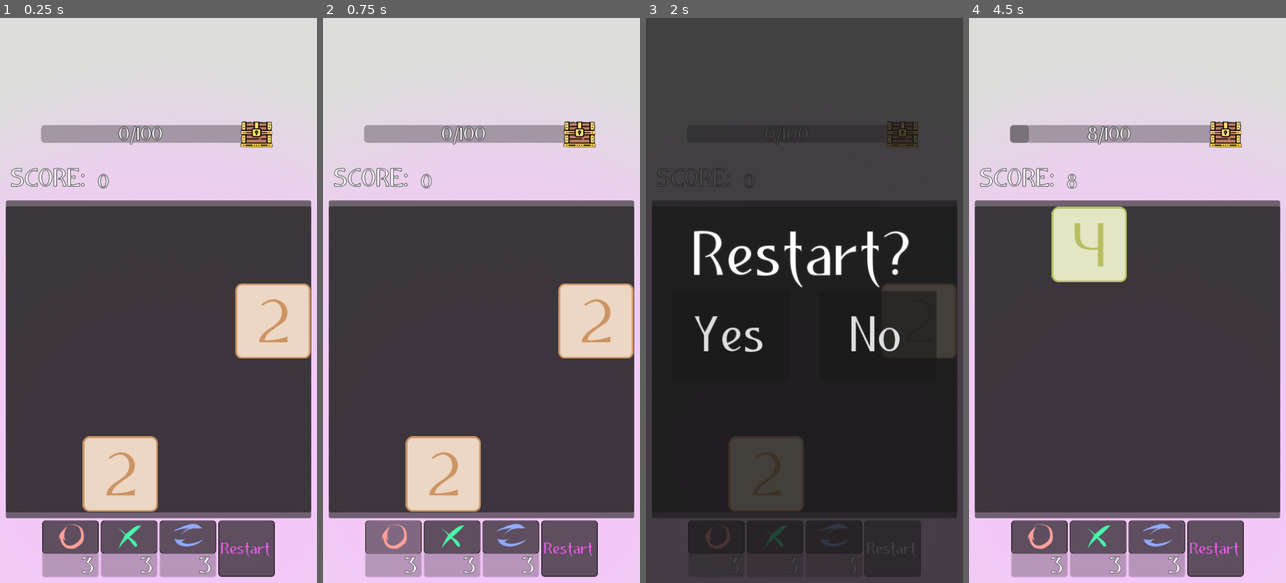
Above: before the commit, frames 1-4 (left to right).
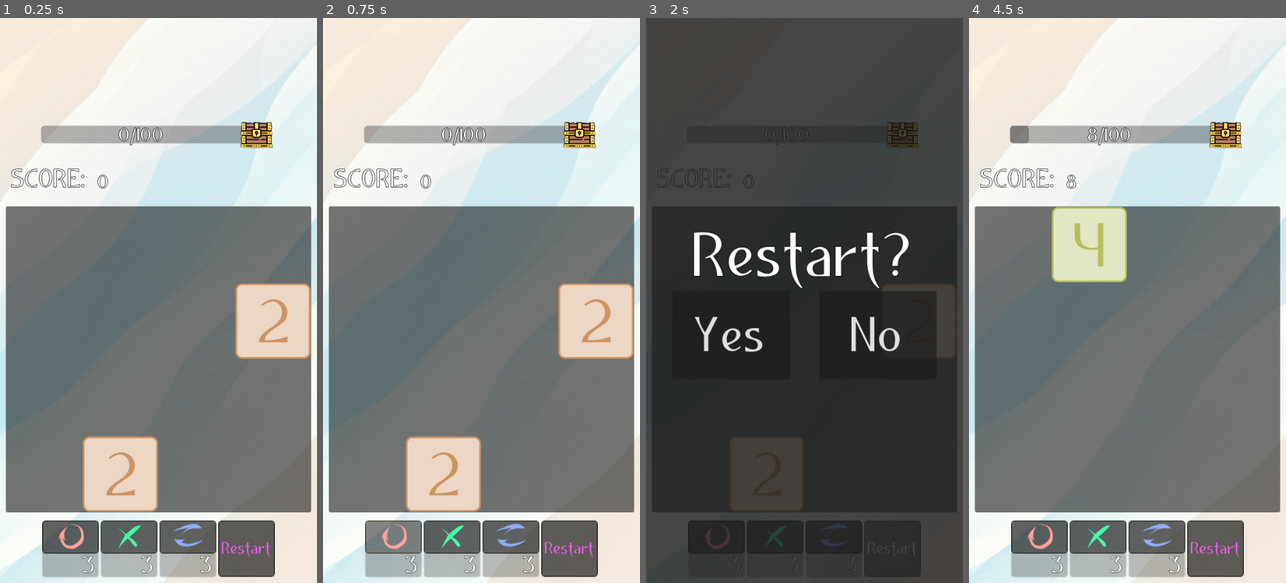
Above: after the commit, the same moments.

Repository: thagarion/2048
Game: Godot game, scene res://scenes/main.tscn
The game is run twice, just before and just after one commit, with the same random seed, the same clock (stepped at 60 frames per second) and the same inputs.
Inputs (mouse positions are in pixels of both pictures, inside the frame that each line leads up to):
- Up to frame 1 (0.25 s): no input
- Up to frame 2 (0.75 s): click (392, 537) at 0.52 s
- Up to frame 3 (2 s): click "Restart" at 1.25 s
- Up to frame 4 (4.5 s): click "Restart" at 2 s; click "Restart" at 2.75 s; click "Yes" at 3.5 s; tap Enter at 4.25 s; move the mouse to (1127, 357) at 4.27 s; hold Up (move up) from 4.28 s (still down); tap Right (move rigth) at 4.35 s; click (1127, 357) at 4.42 s

The runs differ from the first frame. In frame 1, 80% of the frame differs, in the area x 0-100%, y 0-100%; in frame 2, 80%; in frame 3, 2.9%; in frame 4, 83%.

Commit message:
Renaming switch skill

Diff:
--- a/project.godot
+++ b/project.godot
@@ -26,7 +26,7 @@
 
 window/size/viewport_width=540
 window/size/viewport_height=960
-window/stretch/mode="canvas_items"
+window/stretch/mode="viewport"
 window/stretch/aspect="expand"
 window/handheld/orientation=1
 
--- a/scenes/game/game.gd
+++ b/scenes/game/game.gd
@@ -22,8 +22,8 @@
 var swiping_current_position: Vector2
 
 var is_remove = false
-var is_switch = false
-var switch_tile = null
+var is_swap = false
+var swap_tile = null
 
 func _ready():
 	for i in range(field_size):
@@ -83,18 +83,18 @@
 					%SkillButtons.update_skill_count("Remove", -1)
 					close_selection()
 					return
-				if is_switch:
-					if switch_tile == null:
-						switch_tile = Vector2(i, j)
+				if is_swap:
+					if swap_tile == null:
+						swap_tile = Vector2(i, j)
 						return
-					elif Vector2(i, j) != switch_tile:
-						var temp = tiles[switch_tile.x][switch_tile.y]
-						tiles[i][j].move(switch_tile.x, switch_tile.y)
-						tiles[switch_tile.x][switch_tile.y] = tiles[i][j]
+					elif Vector2(i, j) != swap_tile:
+						var temp = tiles[swap_tile.x][swap_tile.y]
+						tiles[i][j].move(swap_tile.x, swap_tile.y)
+						tiles[swap_tile.x][swap_tile.y] = tiles[i][j]
 						temp.move(i, j)
 						tiles[i][j] = temp
-						is_switch = false
-						%SkillButtons.update_skill_count("Switch", -1)
+						is_swap = false
+						%SkillButtons.update_skill_count("Swap", -1)
 						close_selection()
 						return
 
@@ -102,6 +102,8 @@
 	if get_tiles_count() >= 2:
 		moving_disable(true)
 		%SelectTilePopUp.show()
+		%SkillButtons.disable_and_hide()
+		%Score.disable_and_hide()
 		z_index = 1
 		is_remove = true
 		for i in range(field_size):
@@ -109,12 +111,14 @@
 				if tiles[i][j] != null:
 					tiles[i][j].input_disable(false)
 
-func _on_switch_button_switch():
+func _on_swap_button_swap():
 	if get_tiles_count() >= 2:
 		moving_disable(true)
 		%SelectTilePopUp.show()
+		%SkillButtons.disable_and_hide()
+		%Score.disable_and_hide()
 		z_index = 1
-		is_switch = true
+		is_swap = true
 		for i in range(field_size):
 			for j in range(field_size):
 				if tiles[i][j] != null:
@@ -133,10 +137,12 @@
 
 func close_selection():
 	is_remove = false
-	is_switch = false
-	switch_tile = null
+	is_swap = false
+	swap_tile = null
 	z_index = 0
 	%SelectTilePopUp.hide()
+	%SkillButtons.enable_and_show()
+	%Score.enable_and_show()
 	moving_disable(false)
 	for i in range(field_size):
 		for j in range(field_size):
--- a/scenes/game/tile.gd
+++ b/scenes/game/tile.gd
@@ -9,6 +9,9 @@
 var move_to : Vector2
 var input_disabled = true
 var pack : String
+
+func _ready():
+	z_index = 2
 
 func _process(delta):
 	if is_moving:
--- a/scenes/main.tscn
+++ b/scenes/main.tscn
@@ -23,6 +23,10 @@
 expand_mode = 4
 stretch_mode = 6
 
+[node name="SelectTilePopUp" parent="MainCanvasLayer" instance=ExtResource("6_djs5n")]
+unique_name_in_owner = true
+visible = false
+
 [node name="VBoxContainer" type="VBoxContainer" parent="MainCanvasLayer"]
 anchors_preset = 7
 anchor_left = 0.5
@@ -44,36 +48,31 @@
 theme_override_constants/margin_bottom = 10
 
 [node name="Score" parent="MainCanvasLayer/VBoxContainer/ScoreMarginContainer" instance=ExtResource("2_qer5e")]
+unique_name_in_owner = true
 layout_mode = 2
 
-[node name="Panel" type="Panel" parent="MainCanvasLayer/VBoxContainer"]
-custom_minimum_size = Vector2(520, 540)
+[node name="GameMarginContainer" type="MarginContainer" parent="MainCanvasLayer/VBoxContainer"]
+custom_minimum_size = Vector2(520, 520)
 layout_mode = 2
 size_flags_horizontal = 4
-size_flags_vertical = 0
-
-[node name="GameCanvasLayer" type="CanvasLayer" parent="MainCanvasLayer/VBoxContainer"]
-layer = 2
-
-[node name="GameMarginContainer" type="MarginContainer" parent="MainCanvasLayer/VBoxContainer/GameCanvasLayer"]
-offset_top = 310.0
-offset_right = 540.0
-offset_bottom = 850.0
-size_flags_vertical = 10
+size_flags_vertical = 4
 theme_override_constants/margin_left = 10
 theme_override_constants/margin_top = 10
 theme_override_constants/margin_right = 10
 theme_override_constants/margin_bottom = 10
+metadata/_edit_use_anchors_ = true
 
-[node name="Panel" type="Panel" parent="MainCanvasLayer/VBoxContainer/GameCanvasLayer/GameMarginContainer"]
+[node name="Panel" type="Panel" parent="MainCanvasLayer/VBoxContainer/GameMarginContainer"]
 layout_mode = 2
 
-[node name="Game" parent="MainCanvasLayer/VBoxContainer/GameCanvasLayer/GameMarginContainer" instance=ExtResource("1_kbx01")]
+[node name="Game" parent="MainCanvasLayer/VBoxContainer/GameMarginContainer" instance=ExtResource("1_kbx01")]
 unique_name_in_owner = true
 visibility_layer = 2
 z_as_relative = false
 custom_minimum_size = Vector2(520, 520)
 layout_mode = 2
+size_flags_horizontal = 4
+size_flags_vertical = 4
 
 [node name="SkillsMarginContainer" type="MarginContainer" parent="MainCanvasLayer/VBoxContainer"]
 layout_mode = 2
@@ -86,12 +85,7 @@
 size_flags_vertical = 4
 theme = null
 
-[node name="SelectTilePopUp" parent="MainCanvasLayer" instance=ExtResource("6_djs5n")]
-unique_name_in_owner = true
-visible = false
-
 [node name="PopUpCanvasLayer" type="CanvasLayer" parent="."]
-layer = 3
 
 [node name="OpenChestPopUp" parent="PopUpCanvasLayer" instance=ExtResource("7_6cf5g")]
 unique_name_in_owner = true
@@ -104,10 +98,10 @@
 visible = false
 
 [connection signal="chest_open" from="MainCanvasLayer/VBoxContainer/ScoreMarginContainer/Score" to="." method="_on_score_chest_open"]
-[connection signal="score_signal" from="MainCanvasLayer/VBoxContainer/GameCanvasLayer/GameMarginContainer/Game" to="MainCanvasLayer/VBoxContainer/ScoreMarginContainer/Score" method="_on_game_score_signal"]
-[connection signal="skill" from="MainCanvasLayer/VBoxContainer/GameCanvasLayer/GameMarginContainer/Game" to="MainCanvasLayer/VBoxContainer/SkillsMarginContainer/SkillButtons/HBoxContainer/UndoButton" method="_on_game_skill"]
-[connection signal="remove" from="MainCanvasLayer/VBoxContainer/SkillsMarginContainer/SkillButtons/HBoxContainer/RemoveButton" to="MainCanvasLayer/VBoxContainer/GameCanvasLayer/GameMarginContainer/Game" method="_on_remove_button_remove"]
-[connection signal="switch" from="MainCanvasLayer/VBoxContainer/SkillsMarginContainer/SkillButtons/HBoxContainer/SwitchButton" to="MainCanvasLayer/VBoxContainer/GameCanvasLayer/GameMarginContainer/Game" method="_on_switch_button_switch"]
+[connection signal="score_signal" from="MainCanvasLayer/VBoxContainer/GameMarginContainer/Game" to="MainCanvasLayer/VBoxContainer/ScoreMarginContainer/Score" method="_on_game_score_signal"]
+[connection signal="skill" from="MainCanvasLayer/VBoxContainer/GameMarginContainer/Game" to="MainCanvasLayer/VBoxContainer/SkillsMarginContainer/SkillButtons/HBoxContainer/UndoButton" method="_on_game_skill"]
+[connection signal="remove" from="MainCanvasLayer/VBoxContainer/SkillsMarginContainer/SkillButtons/HBoxContainer/RemoveButton" to="MainCanvasLayer/VBoxContainer/GameMarginContainer/Game" method="_on_remove_button_remove"]
+[connection signal="swap" from="MainCanvasLayer/VBoxContainer/SkillsMarginContainer/SkillButtons/HBoxContainer/SwapButton" to="MainCanvasLayer/VBoxContainer/GameMarginContainer/Game" method="_on_swap_button_swap"]
 [connection signal="restart" from="MainCanvasLayer/VBoxContainer/SkillsMarginContainer/SkillButtons/HBoxContainer/RestartButton" to="." method="_on_restart_button_restart"]
 [connection signal="gui_input" from="PopUpCanvasLayer/OpenChestPopUp" to="." method="_on_open_chest_pop_up_gui_input"]
 [connection signal="restart_no" from="PopUpCanvasLayer/RestartGamePopUp" to="." method="_on_restart_game_pop_up_restart_no"]
--- a/scenes/score/score.gd
+++ b/scenes/score/score.gd
@@ -33,3 +33,11 @@
 	if $ProgressBarContainer/ProgressBar.value >= max_value:
 		if !$ProgressBarContainer/ChestAnimation.is_playing():
 			$ProgressBarContainer/ChestAnimation.play("shake")
+
+func disable_and_hide():
+	$ProgressBarContainer/ProgressBar.z_index = -1
+	$ProgressBarContainer/Container.z_index = -1
+
+func enable_and_show():
+	$ProgressBarContainer/ProgressBar.z_index = 0
+	$ProgressBarContainer/Container.z_index = 0
--- a/scenes/skills/skill_button.gd
+++ b/scenes/skills/skill_button.gd
@@ -1,13 +1,13 @@
 extends MarginContainer
 
 signal restart
-signal switch
+signal swap
 signal undo
 signal remove
 
 @export var Icon: Texture
 @export var ButtonColor: float
-@export_enum("Undo", "Remove", "Switch", "Restart") var Type: String
+@export_enum("Undo", "Remove", "Swap", "Restart") var Type: String
 
 var count = 0
 var color = 0.0
@@ -27,8 +27,8 @@
 		match Type:
 			"Undo":
 				undo.emit()
-			"Switch":
-				switch.emit()
+			"Swap":
+				swap.emit()
 			"Remove":
 				remove.emit()
 			"Restart":
@@ -48,3 +48,15 @@
 	else:
 		button_disable(true)
 		$Panel/VBoxContainer/ButtonMarginContainer/Button.modulate = Color.from_hsv(0, 0, 1, 1)
+
+func disable_and_hide():
+	button_disable(true)
+	$Panel/VBoxContainer/ButtonMarginContainer/Icon.z_index = -1
+	$Panel/VBoxContainer/ButtonMarginContainer/Button.z_index = -1
+	$Panel/VBoxContainer/LabelMarginContainer/Label.z_index = -1
+
+func enable_and_show():
+	button_disable(false)
+	$Panel/VBoxContainer/ButtonMarginContainer/Icon.z_index = 0
+	$Panel/VBoxContainer/ButtonMarginContainer/Button.z_index = 0
+	$Panel/VBoxContainer/LabelMarginContainer/Label.z_index = 0
--- a/scenes/skills/skills.gd
+++ b/scenes/skills/skills.gd
@@ -1,12 +1,4 @@
 extends VBoxContainer
-
-func disable():
-	for node in $HBoxContainer.get_children():
-		node.disable()
-
-func enable():
-	for node in $HBoxContainer.get_children():
-		node.enable()
 
 func update_skill_count(skill: String, val: int):
 	match skill:
@@ -14,5 +6,13 @@
 			$HBoxContainer/RemoveButton.update_count(val)
 		"Undo":
 			$HBoxContainer/UndoButton.update_count(val)
-		"Switch":
-			$HBoxContainer/SwitchButton.update_count(val)
+		"Swap":
+			$HBoxContainer/SwapButton.update_count(val)
+
+func disable_and_hide():
+	for node in $HBoxContainer.get_children():
+		node.disable_and_hide()
+
+func enable_and_show():
+	for node in $HBoxContainer.get_children():
+		node.enable_and_show()
--- a/scenes/skills/skills.tscn
+++ b/scenes/skills/skills.tscn
@@ -5,7 +5,7 @@
 [ext_resource type="Script" path="res://scenes/skills/skills.gd" id="2_j2g87"]
 [ext_resource type="Texture2D" uid="uid://bmbsgvjy33e1x" path="res://textures/skills/undo.png" id="2_s8bnj"]
 [ext_resource type="Texture2D" uid="uid://cswnnfime5qxt" path="res://textures/skills/remove.png" id="4_j4n1k"]
-[ext_resource type="Texture2D" uid="uid://wyts51nke08t" path="res://textures/skills/switch.png" id="5_fnr5j"]
+[ext_resource type="Texture2D" uid="uid://wyts51nke08t" path="res://textures/skills/swap.png" id="6_2ll4p"]
 
 [node name="SkillButtons" type="VBoxContainer"]
 anchors_preset = 5
@@ -34,11 +34,11 @@
 ButtonColor = 120.0
 Type = "Remove"
 
-[node name="SwitchButton" parent="HBoxContainer" instance=ExtResource("1_7mfhr")]
+[node name="SwapButton" parent="HBoxContainer" instance=ExtResource("1_7mfhr")]
 layout_mode = 2
-Icon = ExtResource("5_fnr5j")
+Icon = ExtResource("6_2ll4p")
 ButtonColor = 210.0
-Type = "Switch"
+Type = "Swap"
 
 [node name="RestartButton" parent="HBoxContainer" instance=ExtResource("1_7mfhr")]
 layout_mode = 2
--- a/scripts/items.gd
+++ b/scripts/items.gd
@@ -30,12 +30,12 @@
 	item_undo.is_skill = true
 	skills.append(item_undo)
 
-	var item_switch = Item.new()
-	item_switch.name = "Switch"
-	item_switch.texture = load("res://textures/skills/switch-card.png")
-	item_switch.description = "Switch tiles"
-	item_switch.is_skill = true
-	skills.append(item_switch)
+	var item_swap = Item.new()
+	item_swap.name = "Swap"
+	item_swap.texture = load("res://textures/skills/swap-card.png")
+	item_swap.description = "Swap tiles"
+	item_swap.is_skill = true
+	skills.append(item_swap)
 
 	var texture_packs_dir = DirAccess.open("res://textures/packs")
 	if texture_packs_dir:
Binary file changed: textures/packs/default/background.png
Renamed: textures/skills/switch-card.png -> textures/skills/swap-card.png
Not shown, changed: textures/skills/swap-card.png.import
Renamed: textures/skills/switch.png -> textures/skills/swap.png
Not shown, changed: textures/skills/swap.png.import
